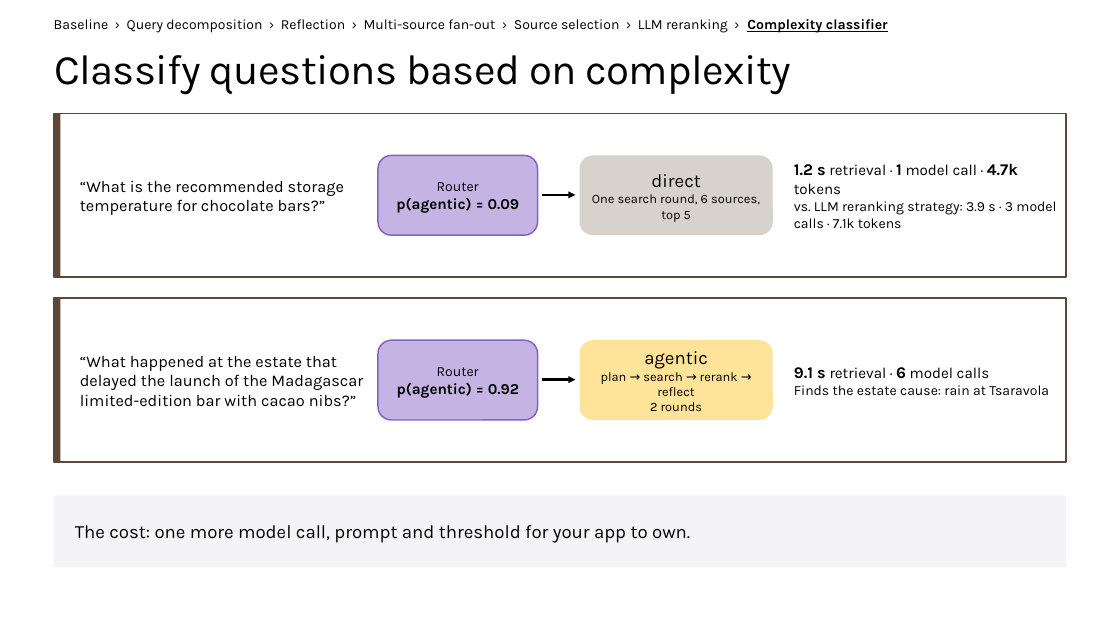
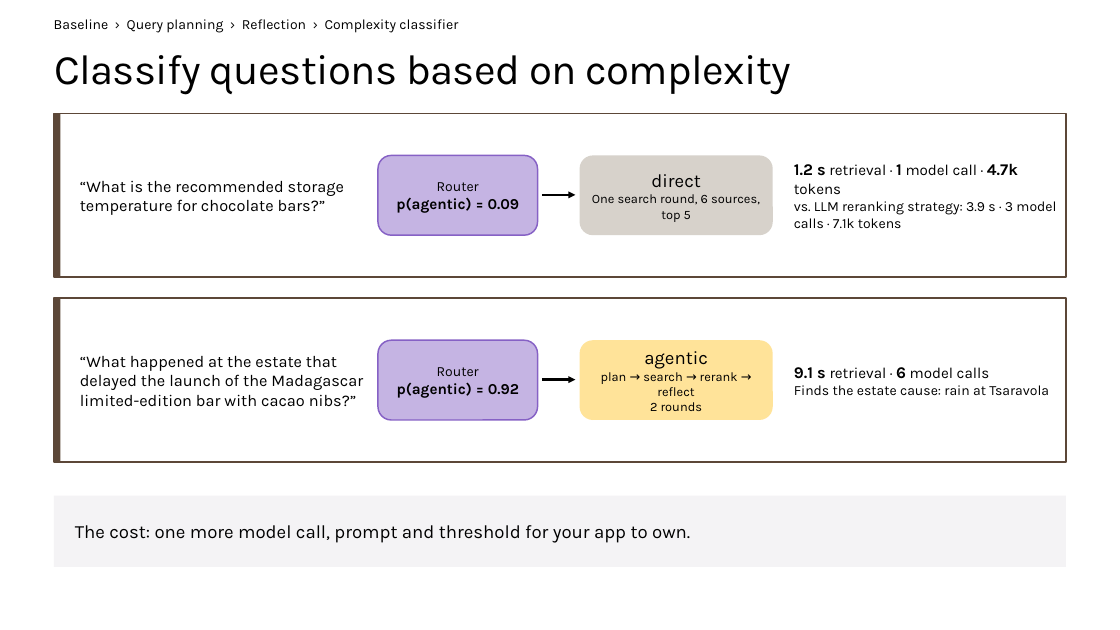
Before and after one commit to microsoft/ignite26-BRK300-building-agentic-retrieval-from-diy-to-foundry-iq, a slide deck: slide 26 of IgniteBRK300-WorkingDeck.pptx. Drawn at 1120x630 pixels with LibreOffice and Linux fonts; fonts in the diff are those of the drawing; background and template pictures are left out. Boxes give left, top, right and bottom in pixels: in the first picture for what was removed or moved away, otherwise in the second. Text is boxed around its words. In the diff, an @@ line names an element or a change of style, - is before the commit and + after.

Commit message:
More cleanups of query planning

```diff
--- a/IgniteBRK300-WorkingDeck.pptx
+++ b/IgniteBRK300-WorkingDeck.pptx
@@ text at <box>54,19,458,33</box>: text changed @@
-Baseline › Query decomposition › Reflection › Multi-source fan-out › Source selection › LLM reranking › Complexity classifier
+Baseline › Query planning › Reflection › Complexity classifier
```
Also in this commit, not shown: 16 other slides changed, 15 slides removed, 38 other files.
